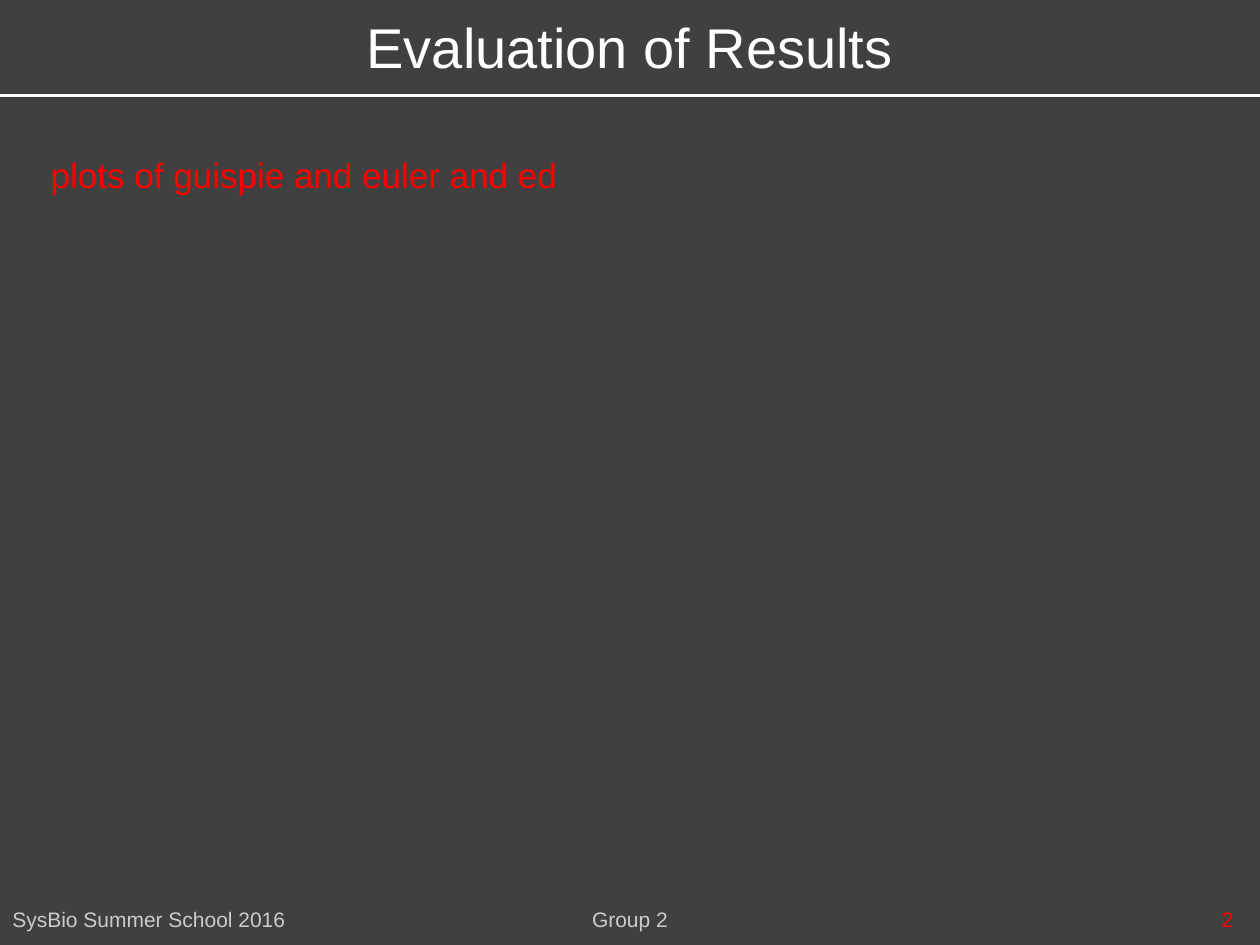
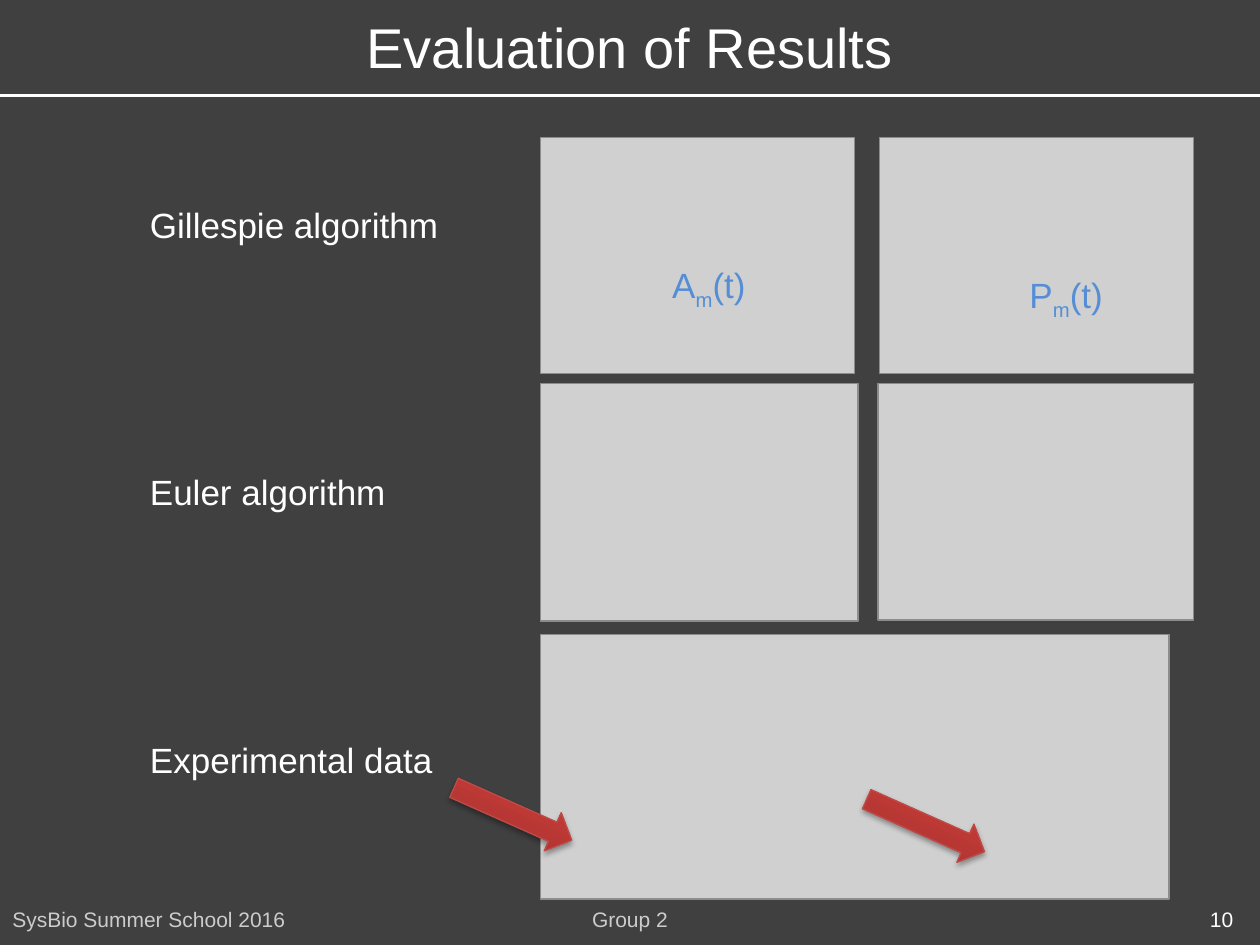
Before and after one commit to FannyGeorgi/SyBioSummerschoolGroup2, a slide deck: slide 10 of SysBioSummerSchoolGroup2.pptx (slide 8 before the commit). Drawn at 1260x945 pixels with LibreOffice and Linux fonts; fonts in the diff are those of the drawing; grey boxes stand for pictures. Boxes give left, top, right and bottom in pixels: in the first picture for what was removed or moved away, otherwise in the second. Text is boxed around its words. In the diff, an @@ line names an element or a change of style, - is before the commit and + after.

Commit message:
Final versions for presentation

```diff
--- a/SysBioSummerSchoolGroup2.pptx
+++ b/SysBioSummerSchoolGroup2.pptx
@@ picture added at [541,137,854,373] @@
@@ picture added at [879,137,1193,373] @@
@@ text removed at [51,162,557,195] @@
-plots of guispie and euler and ed
@@ text added at [150,212,438,244], 20 pt, text #FFFFFF @@
+Gillespie algorithm
@@ text added at [713,272,746,305], 20 pt, text #558ED5 @@
+Am(t)
@@ text added at [1070,282,1103,315], 20 pt, text #558ED5 @@
+Pm(t)
@@ picture added at [541,383,858,621] @@
@@ picture added at [878,383,1194,620] @@
@@ text added at [150,479,385,512], 20 pt, text #FFFFFF @@
+Euler algorithm
@@ picture added at [541,635,1169,900] @@
@@ text added at [150,747,432,780], 20 pt, text #FFFFFF @@
+Experimental data
@@ right arrow added at [446,768,580,858], fill gradient #9C2F2D to #CB3E3A to #CE3B37, outline #BF4C48 0.75 pt @@
@@ right arrow added at [858,781,992,871], fill gradient #9C2F2D to #CB3E3A to #CE3B37, outline #BF4C48 0.75 pt @@
@@ text at [1210,912,1233,927]: text changed; text colour #FF0000 to #FFFFFF @@
-2
+10
```
Also in this commit, not shown: 9 other slides changed, 5 slides added, 1 slide removed, 4 other files.
